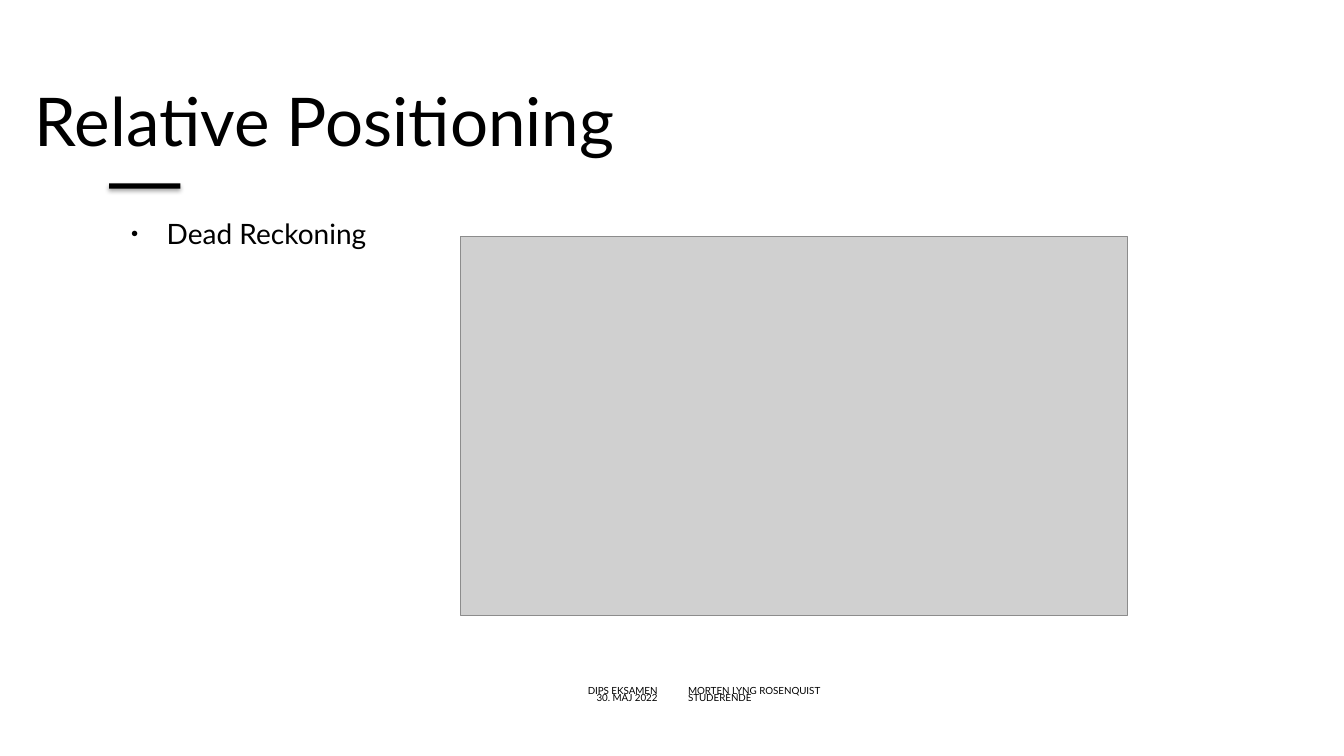
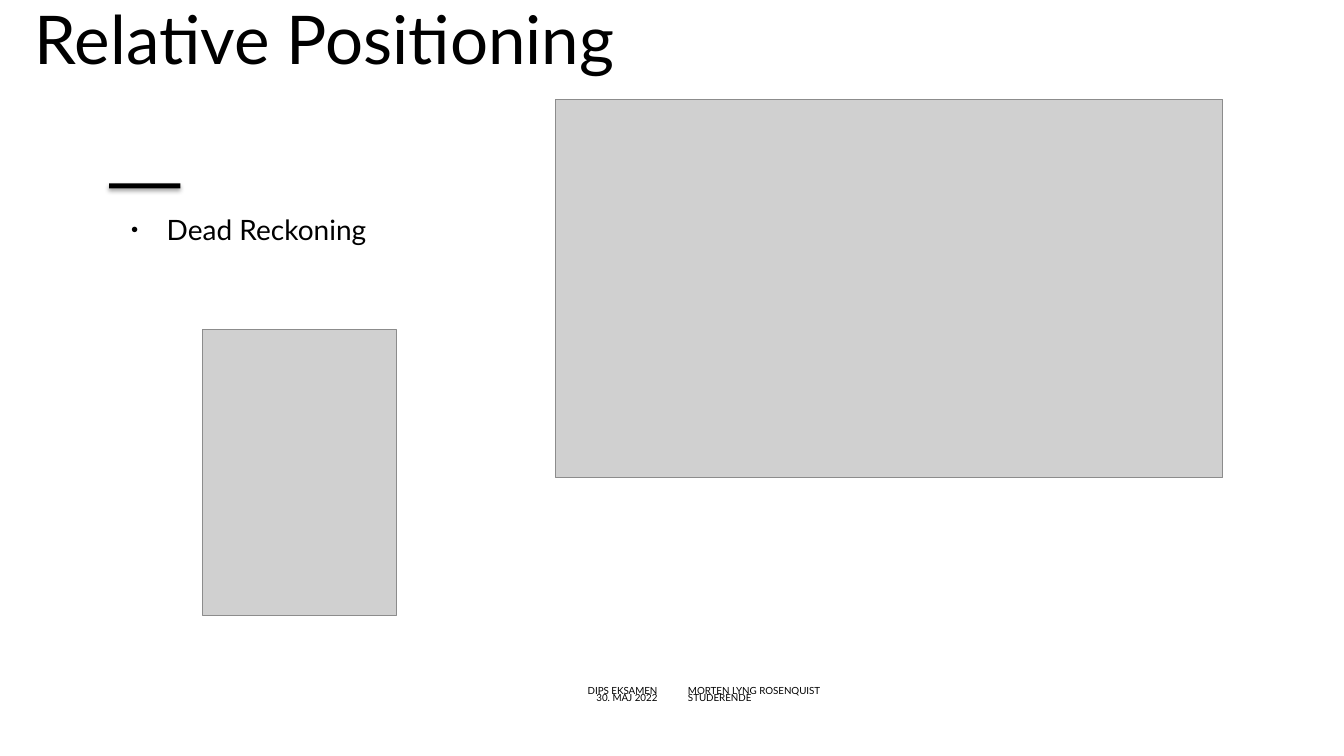
Before and after one commit to mlRosenquist/au-mlr-distributed-and-pervasive-systems, a slide deck: slide 23 of Præsentation.pptx (slide 24 before the commit). Drawn at 1344x756 pixels with LibreOffice and Linux fonts; fonts in the diff are those of the drawing; grey boxes stand for pictures; background and template pictures are left out. Boxes give left, top, right and bottom in pixels: in the first picture for what was removed or moved away, otherwise in the second. Text is boxed around its words. In the diff, an @@ line names an element or a change of style, - is before the commit and + after.

```diff
--- a/Præsentation.pptx
+++ b/Præsentation.pptx
@@ title "Relative Positioning": place and size @@
-title "Relative Positioning" at box(35, 96, 614, 159)
+title "Relative Positioning" at box(35, 14, 614, 77)
@@ picture: place and size @@
-picture at box(461, 237, 1128, 616)
+picture at box(556, 99, 1223, 478)
@@ text "Dead Reckoning": place and size @@
-text "Dead Reckoning" at box(167, 223, 366, 249)
+text "Dead Reckoning" at box(167, 219, 366, 245)
@@ picture added at box(203, 330, 397, 615) @@
```
Also in this commit, not shown: 26 other slides changed, 9 slides added, 3 slides removed, 1 other file.
